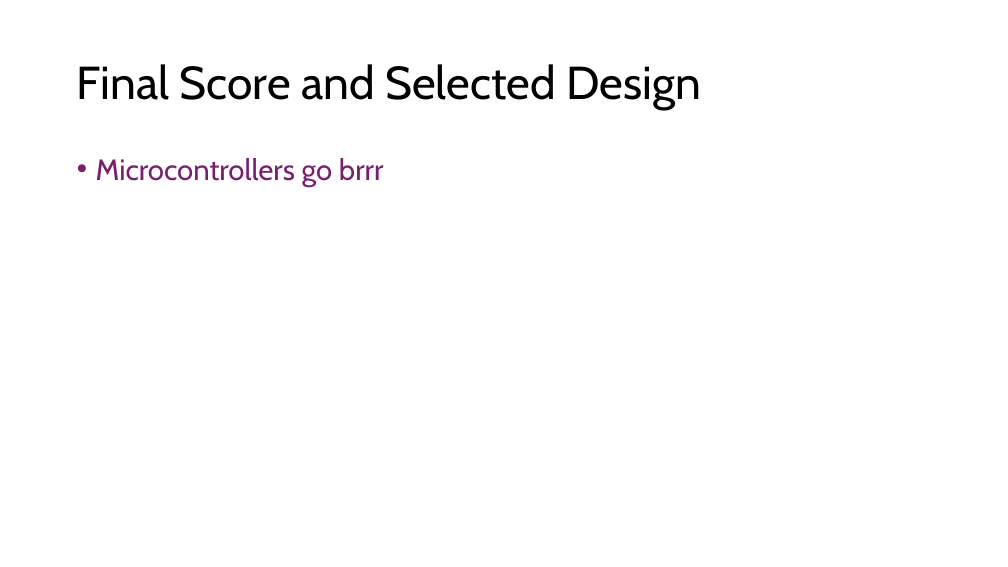
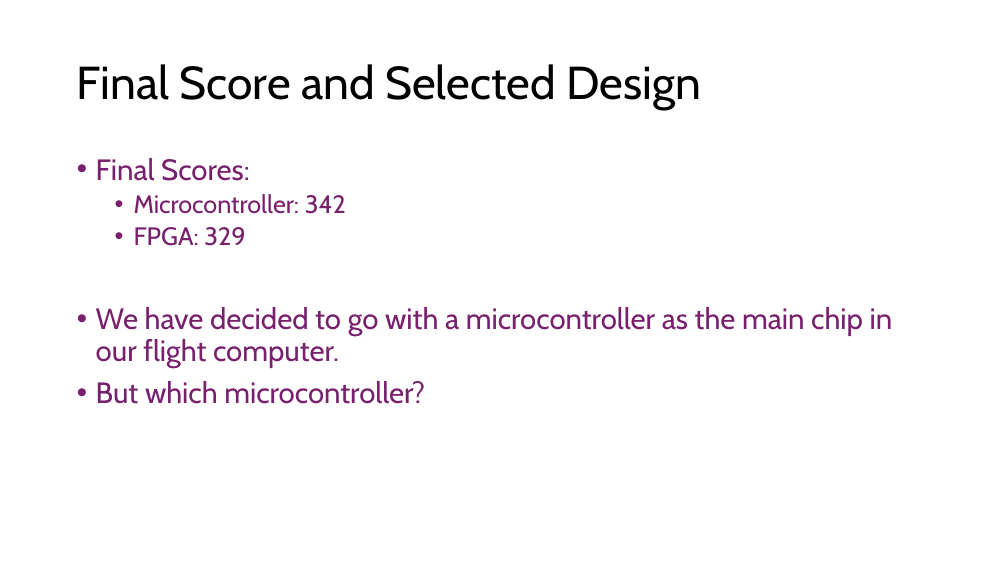
Before and after one commit to Tannyr-Singleterry/ECE590_SeniorDesign, a slide deck: slide 9 of Documents/CDR/CDR_Presentation.pptx (slide 10 before the commit). Drawn at 1008x567 pixels with LibreOffice and Linux fonts; fonts in the diff are those of the drawing. Boxes give left, top, right and bottom in pixels: in the first picture for what was removed or moved away, otherwise in the second. Text is boxed around its words. In the diff, an @@ line names an element or a change of style, - is before the commit and + after.

```diff
--- a/Documents/CDR/CDR_Presentation.pptx
+++ b/Documents/CDR/CDR_Presentation.pptx
@@ text at bbox=[96, 158, 893, 404]: text changed @@
-• Microcontrollers go brrr
+• Final Scores:
+  • Microcontroller: 342
+  • FPGA: 329
+• We have decided to go with a microcontroller as the main chip in our flight computer.
+• But which microcontroller?
```
Also in this commit, not shown: 7 other slides changed.
